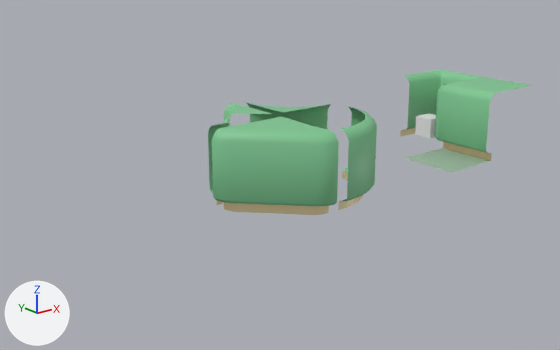
What one commit did to the FBX model Assets/Models/HedgeMaze_Assets.fbx.
Camera for both pictures: a 50 mm lens placed at (-0.308, -0.26, 0.102), pointed at (-0.121, -0.027, 0.008). Arrows for +X, +Y and +Z are at lower left; the lights stay in place. Where no turn or scale is listed for an object, it has been applied to the vertices.

The first picture shows 'REF_1x1_CUBE', 'cielingCap_mesh', 'floor_mesh', 'wall_concaveRight_mesh', 'wall_diagonalConcave_mesh', 'wall_diagonalConvex_mesh', 'wall_normal_mesh', 'wall_roundedConcave_mesh', 'wall_roundedConvex_mesh'.
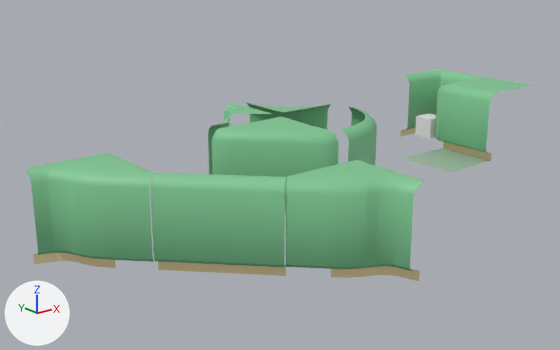
Commit message: added more meshes for diagonals

Boxes [x1, y1, x2, y2] around the edits, measured in the pictures (560 x 350 px):
'DiagonalTransition_A_mesh', added: after [286, 160, 424, 281]
    faces in mat_wall (its picture is missing): [286, 160, 424, 271]
    faces in mat_wall_001 (grey #aaa998): [331, 266, 420, 281]
'DirectDiagonal_mesh', added: after [150, 172, 286, 276]
    faces in mat_wall (its picture is missing): [150, 172, 286, 267]
    faces in mat_wall_001 (grey #aaa998): [158, 262, 286, 276]
'DiagonalTransition_B_mesh', added: after [24, 153, 154, 268]
    faces in mat_wall (its picture is missing): [24, 153, 154, 262]
    faces in mat_wall_001 (grey #aaa998): [33, 252, 116, 268]

What changed in the scene script:
```text
Add me_mesh_002_1:
    me_mesh_002_1.from_pydata(...)  # 71 vertices, 53 faces; spans x -0.03..0.0, y -0.0333..0.0002, z -0.015..0.0187
    # faces by material slot: [47, 6]
    me_mesh_002_1.materials.append(mat_wall)  # its picture is missing
    me_mesh_002_1.materials.append(mat_wall_001)  # grey #aaa998
Add me_mesh_001_1:
    me_mesh_001_1.from_pydata(...)  # 71 vertices, 53 faces; spans x -0.0333..0.0002, y -0.03..0.0, z -0.015..0.0187
    # faces by material slot: [47, 6]
    me_mesh_001_1.materials.append(mat_wall)  # its picture is missing
    me_mesh_001_1.materials.append(mat_wall_001)  # grey #aaa998
Add me_mesh_1:
    me_mesh_1.from_pydata(...)  # 17 vertices, 7 faces; spans x -0.0333..0.0001, y -0.0334..0.0, z -0.015..0.0187
    # faces by material slot: [6, 1]
    me_mesh_1.materials.append(mat_wall)  # its picture is missing
    me_mesh_1.materials.append(mat_wall_001)  # grey #aaa998
Add ob_diagonaltransition_b_mesh:
    ob_diagonaltransition_b_mesh = bpy.data.objects.new('DiagonalTransition_B_mesh', me_mesh_002_1)
    ob_diagonaltransition_b_mesh.location = (-0.1926, -0.0209, 0.01)
Add ob_diagonaltransition_a_mesh:
    ob_diagonaltransition_a_mesh = bpy.data.objects.new('DiagonalTransition_A_mesh', me_mesh_001_1)
    ob_diagonaltransition_a_mesh.location = (-0.1318, -0.0807, 0.01)
Add ob_directdiagonal_mesh:
    ob_directdiagonal_mesh = bpy.data.objects.new('DirectDiagonal_mesh', me_mesh_1)
    ob_directdiagonal_mesh.location = (-0.1623, -0.0508, 0.01)
```
